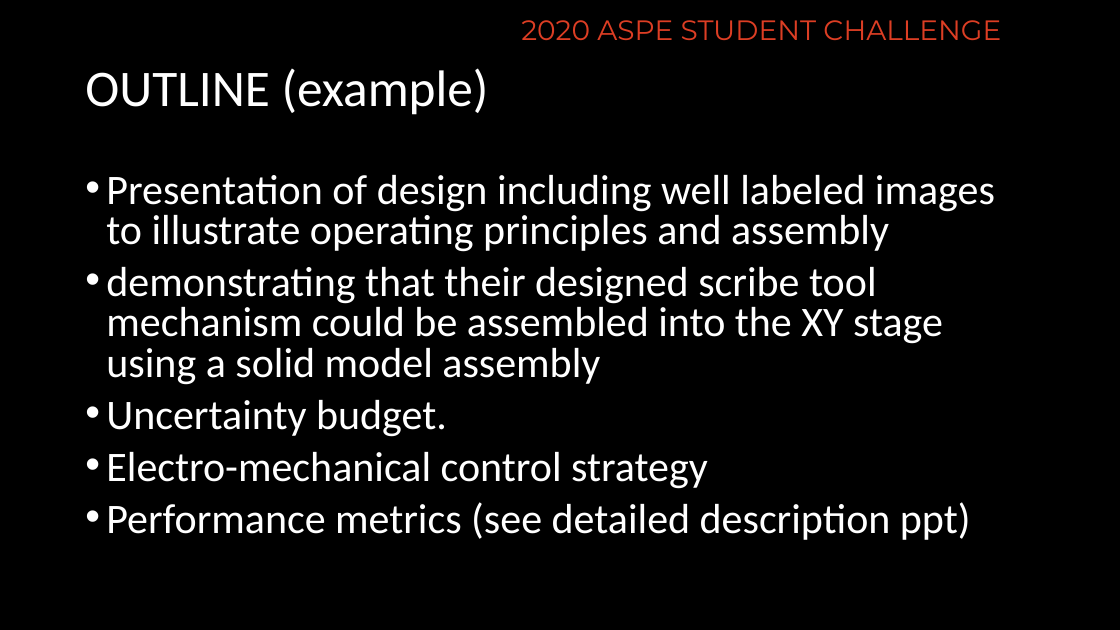
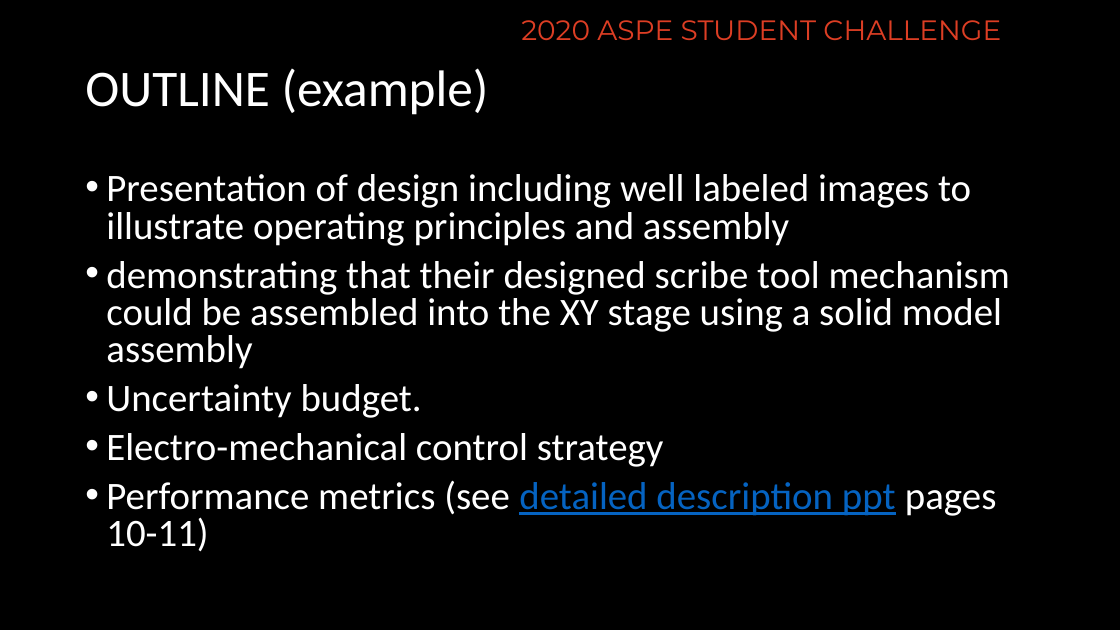
Before and after one commit to ASPE-student-challenge/2020, a slide deck: slide 3 of Template for final presentations.pptx. Drawn at 1120x630 pixels with LibreOffice and Linux fonts; fonts in the diff are those of the drawing; background and template pictures are left out. Boxes give left, top, right and bottom in pixels: in the first picture for what was removed or moved away, otherwise in the second. Text is boxed around its words. In the diff, an @@ line names an element or a change of style, - is before the commit and + after.

Commit message:
new template, new dates, times and logo
Added the final presentations template

```diff
--- a/Template for final presentations.pptx
+++ b/Template for final presentations.pptx
@@ text at <box>106,174,1010,467</box>: size 36 to 33.3 pt in "Presentation of design including well labeled images ...", "demonstrating that their designed scribe tool mechanism ...", "Uncertainty budget.", "Electro-mechanical control strategy" @@
@@ text at <box>106,480,997,552</box>: text changed; size 36 to 33.3 pt @@
-• Performance metrics (see detailed description ppt)
+• Performance metrics (see detailed description ppt pages 10-11)
```
